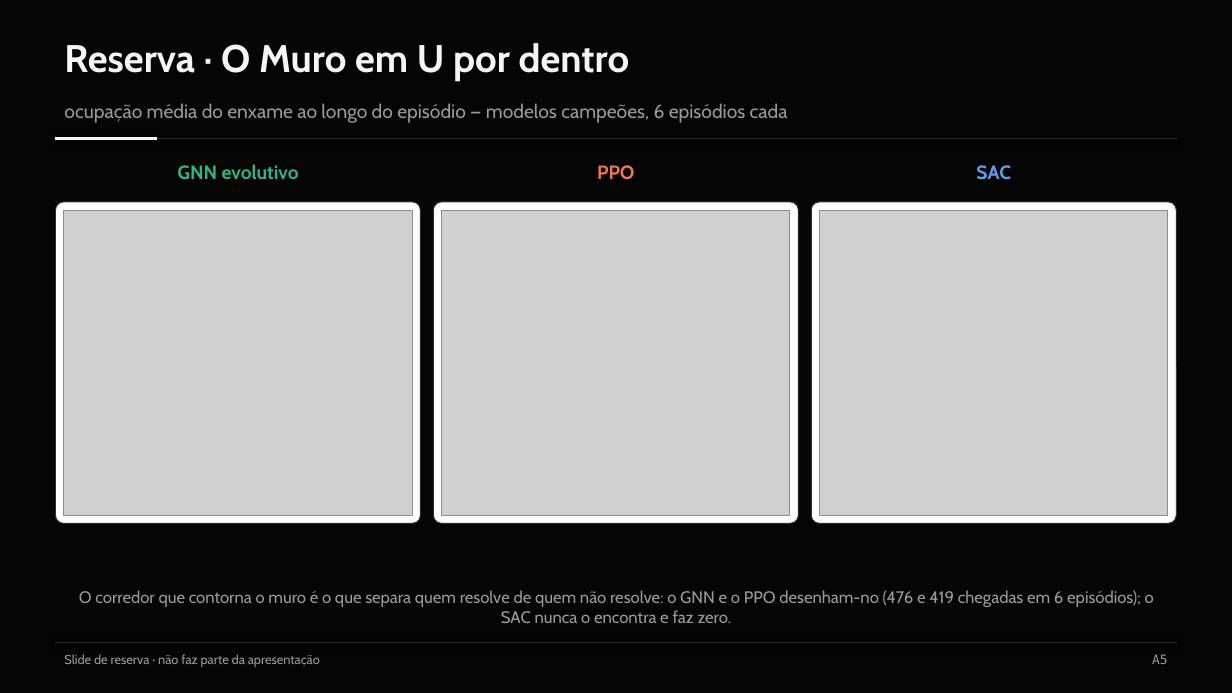
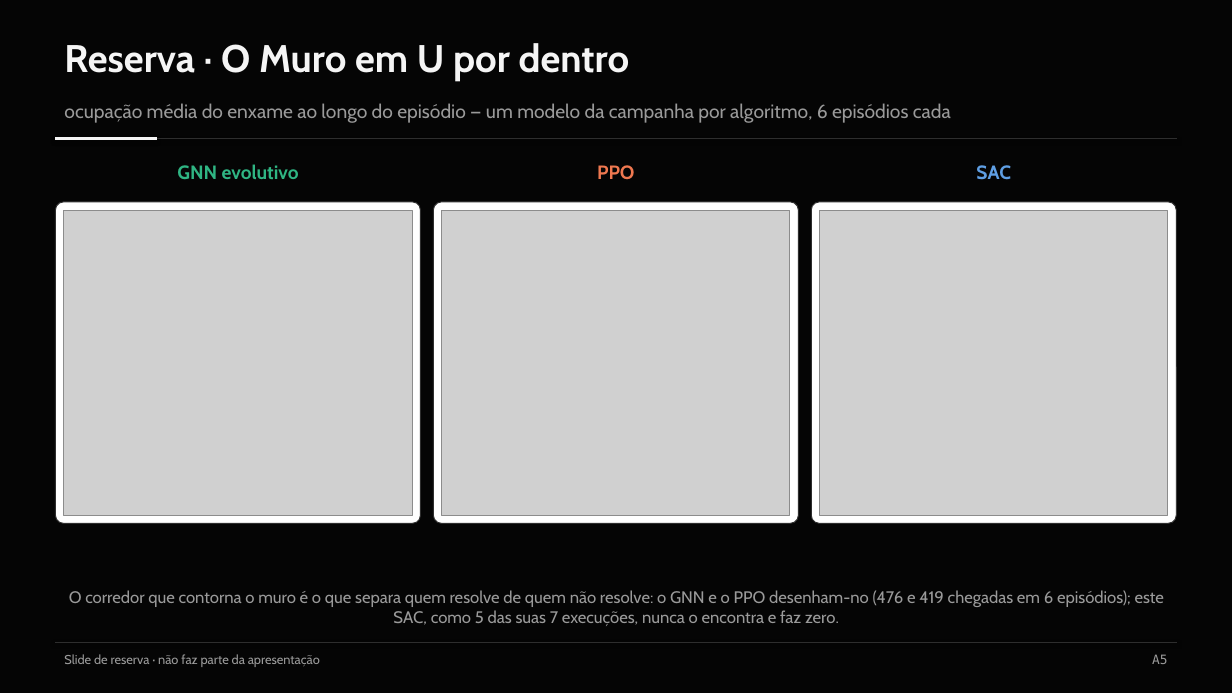
Before and after one commit to Pombo2001/swarm-robotics-tese, a slide deck: slide 25 of Defesa/slides_defesa.pptx. Drawn at 1232x693 pixels with LibreOffice and Linux fonts; fonts in the diff are those of the drawing; grey boxes stand for pictures. Boxes give left, top, right and bottom in pixels: in the first picture for what was removed or moved away, otherwise in the second. Text is boxed around its words. In the diff, an @@ line names an element or a change of style, - is before the commit and + after.

Commit message:
fix(figuras): o mapa de ocupação do SAC volta a ser reproduzível
O painel do SAC no Muro em U (fig:res_heatmap_ocup) parecia não bater
com o modelo: results/models_sac faz 347 chegadas em 6 episódios, onde a
figura diz 0. O modelo testado estava errado. results/models_sac é de
25 jun, anterior à campanha, e faz mais do que qualquer das 7 execuções
da tese. O modelo da campanha está em results/models_7d, é a execução 7
e dá 0 chegadas, como o eval_by_run_7d.csv. Redesenhado a partir dele
(seeds 2000+ep, escala 2.8): a figura só difere da versão editada à mão
em 16 píxeis por baixo do título. O resultado da tese não muda.

- heatmaps.py: o comentário dizia que os modelos ativos eram os
  campeões 7d; documenta agora quais são e de onde se desenha a figura.
- Slide de reserva A5: «modelos campeões» → «um modelo da campanha por
  algoritmo», e «o SAC nunca o encontra» passa a dizer que é este SAC,
  como 5 das 7 execuções, porque 2 resolvem o Muro em U.

```diff
--- a/Defesa/slides_defesa.pptx
+++ b/Defesa/slides_defesa.pptx
@@ text at bbox=[64, 103, 951, 122]: text changed @@
-ocupação média do enxame ao longo do episódio — modelos campeões, 6 episódios cada
+ocupação média do enxame ao longo do episódio — um modelo da campanha por algoritmo, 6 episódios cada
@@ text at bbox=[69, 590, 1165, 626]: text changed @@
-O corredor que contorna o muro é o que separa quem resolve de quem não resolve: o GNN e o PPO desenham-no (476 e 419 chegadas em 6 episódios); o SAC nunca o encontra e faz zero.
+O corredor que contorna o muro é o que separa quem resolve de quem não resolve: o GNN e o PPO desenham-no (476 e 419 chegadas em 6 episódios); este SAC, como 5 das suas 7 execuções, nunca o encontra e faz zero.
```
Also in this commit, not shown: 4 other files.
